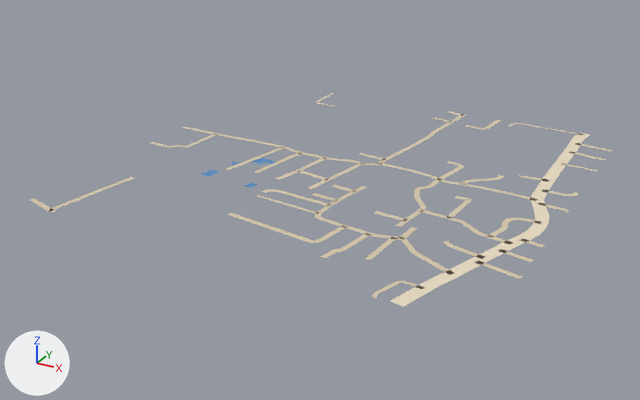
A saved change to the glTF model public/assets/bengaluru-region-v1/tiles/t41_6-l0.glb.
Before and after are seen from a 50 mm camera at (21175.0, 2412.0, 374.0) aimed at (20729.0, 3223.0, -32.0). The axes (+X, +Y, +Z) are drawn at lower left. The lights are the same throughout. The older version comes first.

The first picture shows 'ground' and 1 more.
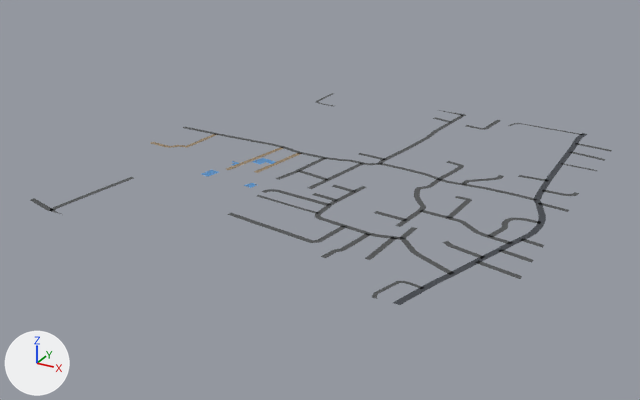
What differs and where, as boxes [x1, y1, x2, y2] in the pictures (640 x 400 px; the box of a moved part takes in the faces that stretch with it):
'ground', reshaped: before [30, 93, 612, 307]; after [30, 93, 612, 305]
part 1 of me_ground, rebuilt: before [390, 132, 589, 307]; after [393, 133, 587, 305]
part 2 of me_ground, moved or reshaped: before [30, 111, 612, 298]; after [30, 110, 612, 299]
part 3 of me_ground, recoloured: [30, 98, 594, 297] in both

What the commit changed:
me_ground is used by ob_ground; location (20500.0, 3000.0, 0.0).
me_ground had 608 vertices, 514 faces and spanned x -1.0..501.0, y -3.0..503.0, z 1.0.
me_ground now has 623 vertices, 529 faces and spans x 0.0..500.0, y 0.0..500.0, z 1.0.
me_ground part 1: the loose piece of 60 vertices spanning x 417.0..491.0, y -2.0..502.0, z 1.0 is rebuilt with 62 vertices and now spans x 420.0..488.0, y 0.0..500.0, z 1.0.
Part 2, on me_ground:
21 vertices are removed from x 21.0..501.0, y -1.0..503.0, z 1.0.
52 faces are deleted.
13 vertices move from x -1.0..499.0, y -3.0..500.0, z 1.0 to x 0.0..500.0, y 0.0..500.0, z 1.0.
32 vertices are added at x 20.0..500.0, y 0.0..500.0, z 1.0.
63 new faces join them.
me_ground part 3: 397 kept faces spanning x 0.0..500.0, y 0.0..500.0, z 1.0 get new vertex colours; the middle colour goes from beige #d7c9ae to dark grey #535556.
Other edits to the shape of me_ground do not show in these pictures.
